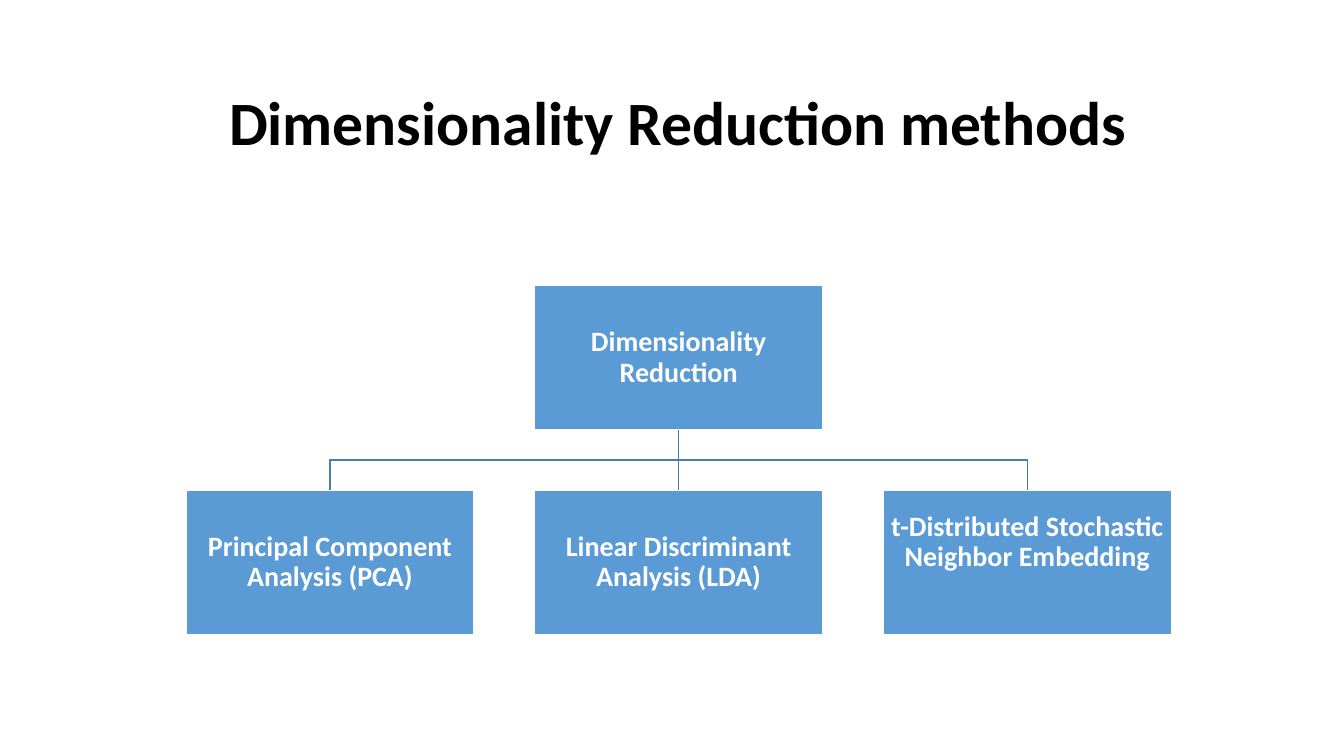
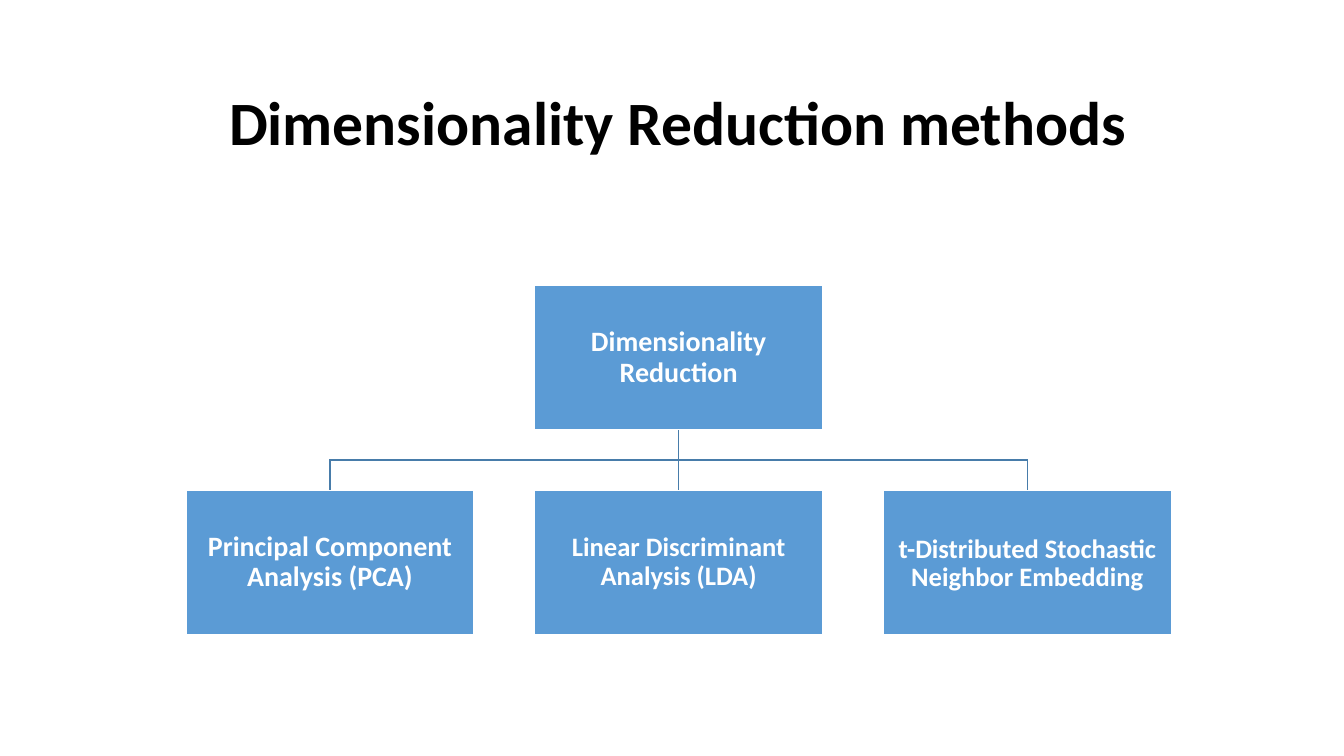
Before and after one commit to yadavsunil531984/ML_Case-Studies_Sunil, a slide deck: slide 5 of Lab-11 (Dimentionality Reduction)/Dimensionality Reduction.pptx. Drawn at 1344x756 pixels with LibreOffice and Linux fonts; fonts in the diff are those of the drawing. Boxes give left, top, right and bottom in pixels: in the first picture for what was removed or moved away, otherwise in the second. Text is boxed around its words. In the diff, an @@ line names an element or a change of style, - is before the commit and + after.

```diff
--- a/Lab-11 (Dimentionality Reduction)/Dimensionality Reduction.pptx
+++ b/Lab-11 (Dimentionality Reduction)/Dimensionality Reduction.pptx
@@ text "Linear Discriminant Analysis (LDA)" at (x1=572, y1=537, x2=786, y2=589): size 20 to 19 pt @@
@@ text "t-Distributed Stochastic Neighbor Embedding" at (x1=899, y1=539, x2=1156, y2=591): size 20 to 19 pt @@
```
Also in this commit, not shown: 1 other slide changed.
